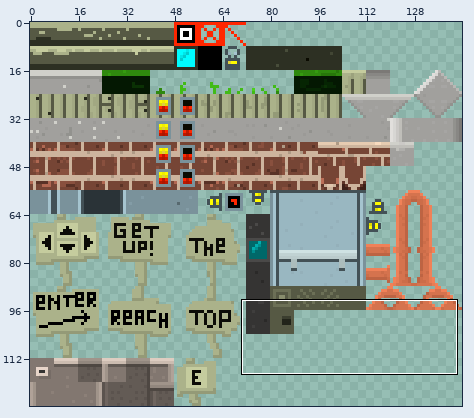
Sprite sheet, stored at assets/images/reach_sprite.png. Above: a wide view before the commit, with the close-up outlined.
Close-up. Old version:
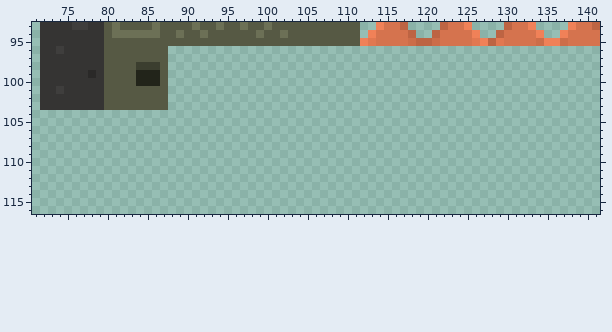
The file is 144x128 pixels. Colours within 5 levels of each other are drawn and written as one. Shown: x 71..141, y 93..116.
The same view after the edit:
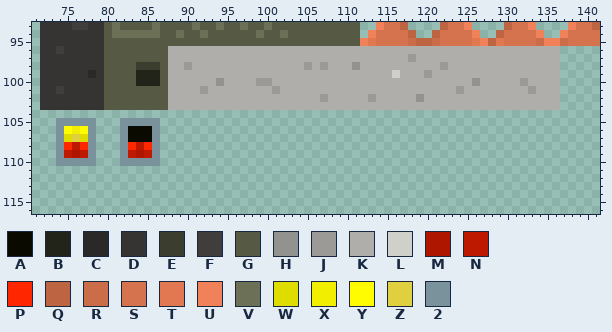
Palette (. is transparent): A #0a0a00  B #22241a  C #2a2928  D #353433  E #3b3e2f  F #3f3e3d  G #565944  H #92928e  J #9b9a97  K #afaeab  L #d0d0ca  M #af1600  N #bc1900  P #ff2600  Q #bd6443  R #cc6d49  S #d5734e  T #e17851  U #f08158  V #6c7056  W #dfdc00  X #f2ee00  Y #fffb00  Z #e0cf3f  2 #7a929b
The edit:
y 96: x 88..136 ................................................. -> KKKKKKKKKKKKKKKKKKKKKKKKKKKKKKKKKKKKKKKKKKKKKKKKK
y 97: x 88..136 ................................................. -> KKKKKKKKKKKKKKKKKKKKKKKKKKKKKKJKKKKKKKKKKKKKKKKKK
y 98: x 88..136 ................................................. -> KKJKKKKKKKKKKKKKKJKJKKKHKKKKKKKKKKJKKKKKKKKKKKKKK
y 99: x 88..136 ................................................. -> KKKKKKKKKKKKKKKKKKKKKKKKKKKKLKKKJKKKKKKKKKKKKKKKK
y 100: x 88..136 ................................................. -> KKKKKKHKKKKJJKKKKKKKKKKKKKKKKKKKKKKKKKHKKKKKJKKKK
y 101: x 88..136 ................................................. -> KKKKJKKKKKKKKJKKKKKKKKKKKKKKKKKKKKKKJKKKKKKKKJKKK
y 102: x 88..136 ................................................. -> KKKKKKKKKKKKKKKKKKKJKKKKKJKKKKKHKKKKKKKKKKKKKKKKK
y 103: x 88..136 ................................................. -> KKKKKKKKKKKKKKKKKKKKKKKKKKKKKKKKKKKKKKKKKKKKKKKKK
y 105: x 74..78 ..... -> 22222; x 82..86 ..... -> 22222
y 106: x 74..78 ..... -> 2YXY2; x 82..86 ..... -> 2AAA2
y 107: x 74..78 ..... -> 2WZW2; x 82..86 ..... -> 2AAA2
y 108: x 74..78 ..... -> 2PNP2; x 82..86 ..... -> 2PNP2
y 109: x 74..78 ..... -> 2NMN2; x 82..86 ..... -> 2NMN2
y 110: x 74..78 ..... -> 22222; x 82..86 ..... -> 22222
Boxes around the changes in both close-ups, in picture pixels (x1, y1, x2, y2):
added: (56, 46, 560, 166)
